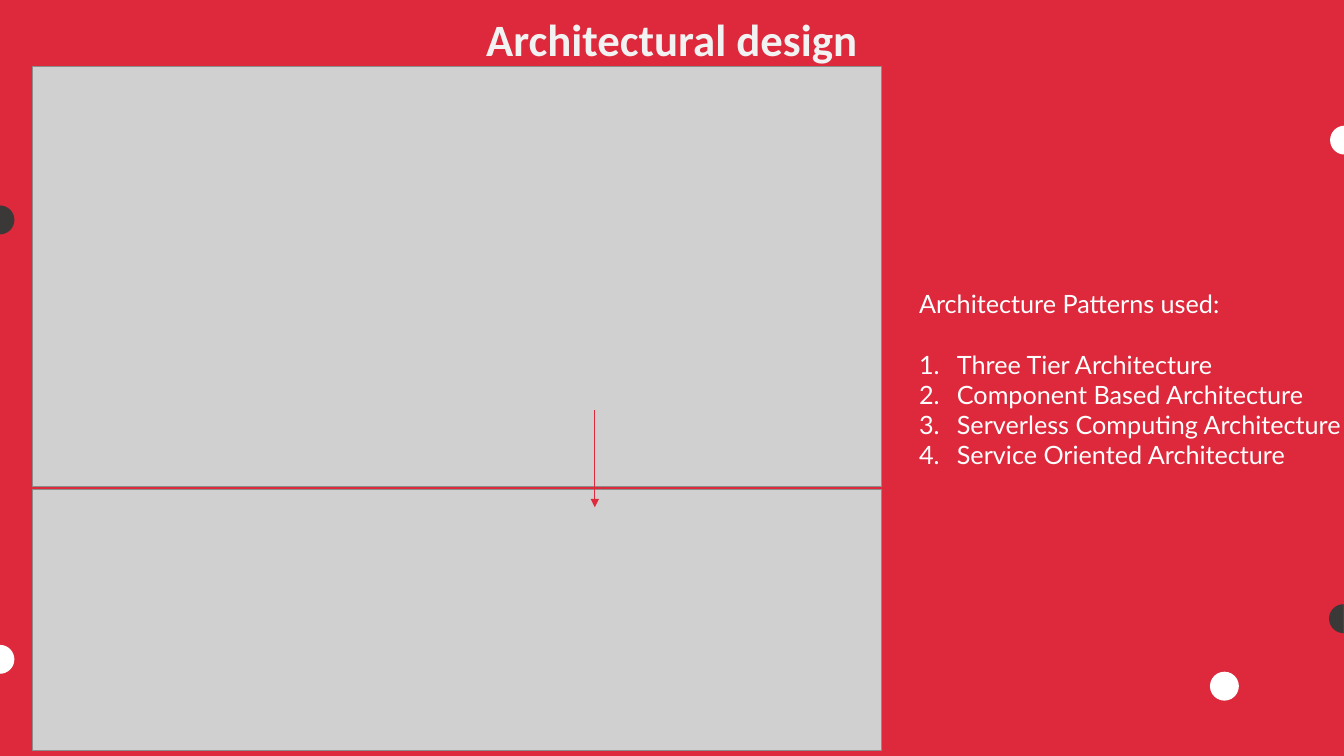
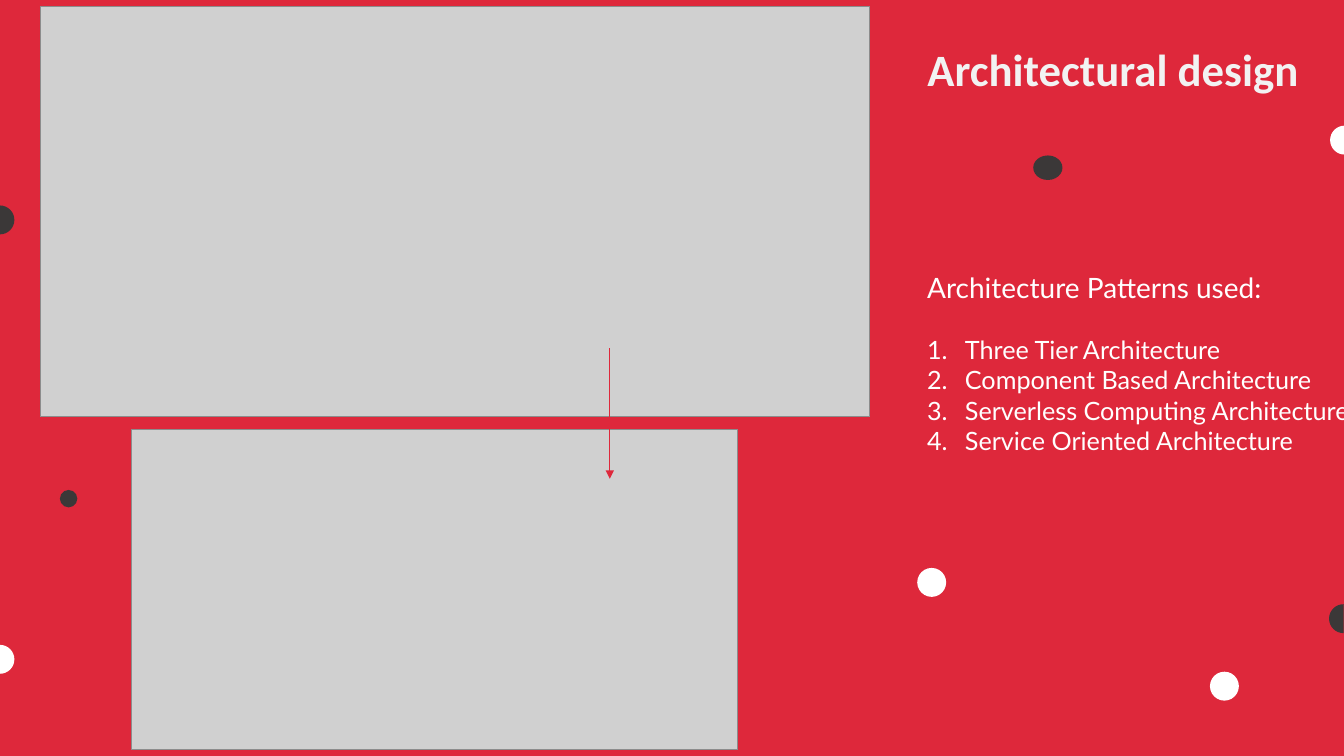
Before and after one commit to COS301-SE-2023/Pronto, a slide deck: slide 4 of Documentation/Demo 4 documents/Demo 4 Slideshow.pptx. Drawn at 1344x756 pixels with LibreOffice and Linux fonts; fonts in the diff are those of the drawing; grey boxes stand for pictures. Boxes give left, top, right and bottom in pixels: in the first picture for what was removed or moved away, otherwise in the second. Text is boxed around its words. In the diff, an @@ line names an element or a change of style, - is before the commit and + after.

```diff
--- a/Documentation/Demo 4 documents/Demo 4 Slideshow.pptx
+++ b/Documentation/Demo 4 documents/Demo 4 Slideshow.pptx
@@ picture: place and size @@
-picture at bbox=[32, 67, 882, 487]
+picture at bbox=[40, 6, 870, 416]
@@ text "Architectural design" rewrapped from bbox=[486, 24, 857, 68] to bbox=[927, 54, 1299, 94] @@
@@ ellipse added at bbox=[1033, 155, 1063, 179], fill #3B3838 @@
@@ text "Architecture Patterns used:": place and size @@
-text "Architecture Patterns used:" at bbox=[919, 294, 1341, 464]
+text "Architecture Patterns used:" at bbox=[927, 277, 1344, 450]
@@ text at bbox=[927, 277, 1261, 299]: size 18 to 20 pt in "Architecture Patterns used:" @@
@@ arrow moved from (595, 410) - (595, 507) to (610, 348) - (610, 479) @@
@@ picture: place and size @@
-picture at bbox=[32, 490, 882, 751]
+picture at bbox=[132, 430, 739, 750]
@@ ellipse added at bbox=[918, 568, 947, 597], fill #FFFFFF @@
```
Also in this commit, not shown: 4 other slides changed, 2 slides added, 1 other file.
